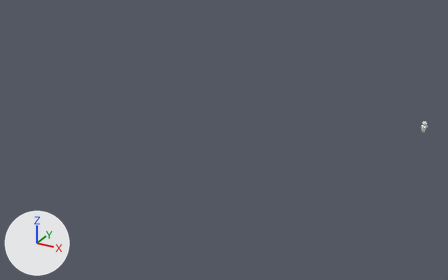
Before and after pictures for a commit that changed the OBJ model project/Resources/models/player/player.obj.
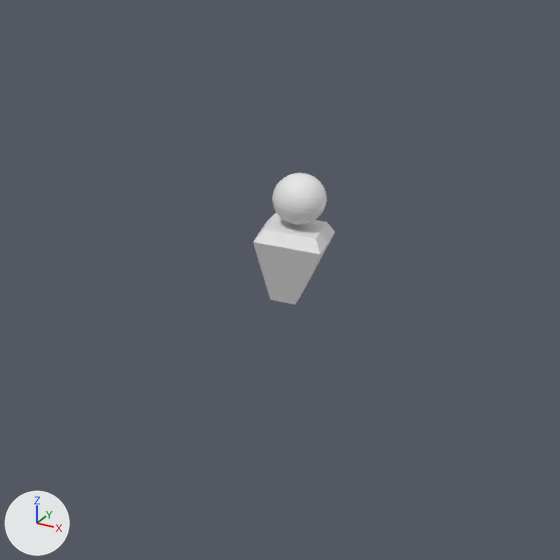
The first picture shows the older version from a 50 mm camera at (13.6, -80.0, 32.5) aimed at (-21.2, -16.8, 0.9). The close-ups show both versions on the part from 89% to 100% of the width and 38% to 55% of the height of that picture; other places that the commit changed are outside them. Lighting does not change. The marker at lower left points along +X, +Y and +Z. Where no turn or scale is listed for an object, it has been applied to the vertices.

Names of what the first close-up shows: '立方体'.
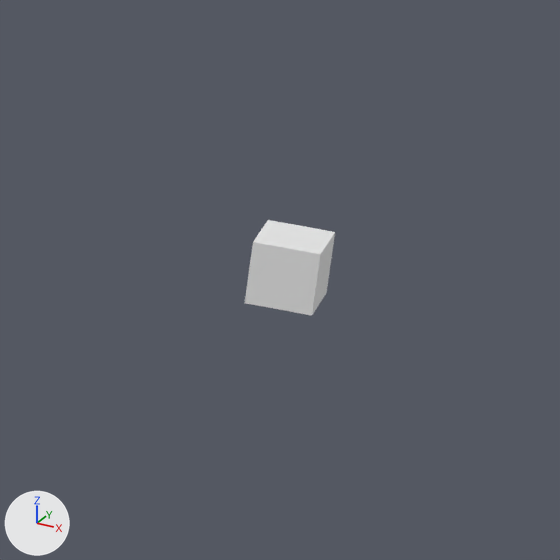
The newer file is also rescaled (x2.666), turned or shifted as a whole; pictures and numbers use the older file's frame.

Changed parts and their boxes (x1, y1, x2, y2) in the close-ups (560 x 560 px):
'立方体', reshaped (10% wider, 27% shorter)
    before: (253, 173, 335, 304)
    after: (245, 220, 335, 315)
part 1 of me_立方体, deleted
    before: (272, 173, 327, 225)
part 2 of me_立方体, cut back
    before: (253, 213, 335, 304)
    after: (245, 220, 335, 315)

What changed in the scene script:
```text
Add mat_airplane_wings:
    mat_airplane_wings = principled_material('airplane_wings')
    mat_airplane_wings.base_color = (0.8, 0.8, 0.8)  # white #e7e7e7
    mat_airplane_wings.roughness = 1.0
Change me_立方体:
    where me_立方体.from_pydata(...)  # 494 vertices, 980 faces; spans x -0.38..0.38, y -0.38..0.38, z 0.14..1.65
    used by ob_立方体; location = (0.0, 0.0, 0.0)
    verts and faces of me_立方体; kept vertices keep their numbers, new ones are numbered from 494
    before: 0 (-0.14, -0.14, 0.14) at pixel (270, 299), 1 (-0.38, -0.38, 0.89) at pixel (252, 241), 2 (-0.14, 0.14, 0.14), 3 (-0.38, 0.38, 0.89) at pixel (267, 219), 4 (0.14, -0.14, 0.14) at pixel (295, 304)
    before: 5 (0.38, -0.38, 0.89) at pixel (320, 254), 6 (0.14, 0.14, 0.14) at pixel (300, 296), 7 (0.38, 0.38, 0.89) at pixel (335, 232), 8 (-0.28, -0.28, 1.03) at pixel (264, 229), 9 (-0.28, 0.28, 1.03) at pixel (275, 212)
    before: 10 (0.28, 0.28, 1.03) at pixel (326, 221), 11 (0.28, -0.28, 1.03) at pixel (315, 238)
    me_立方体 part 1: the loose piece of 482 vertices spanning x -0.29..0.29, y -0.29..0.29, z 1.07..1.65 is deleted
    me_立方体 part 2
    add delete_vertices([*range(8, 12)])  # with the faces that use them
    add verts[0] = (-0.38, -0.38, 0.14)  # moved, pixel (244, 303)
    add verts[2] = (-0.38, 0.38, 0.14)  # moved
    add verts[4] = (0.38, -0.38, 0.14)  # moved, pixel (311, 315)
    add verts[6] = (0.38, 0.38, 0.14)  # moved, pixel (326, 292)
    add faces += [(3, 5, 7), (1, 5, 3)]
    add me_立方体.materials.append(mat_airplane_wings)  # white #e7e7e7
```
